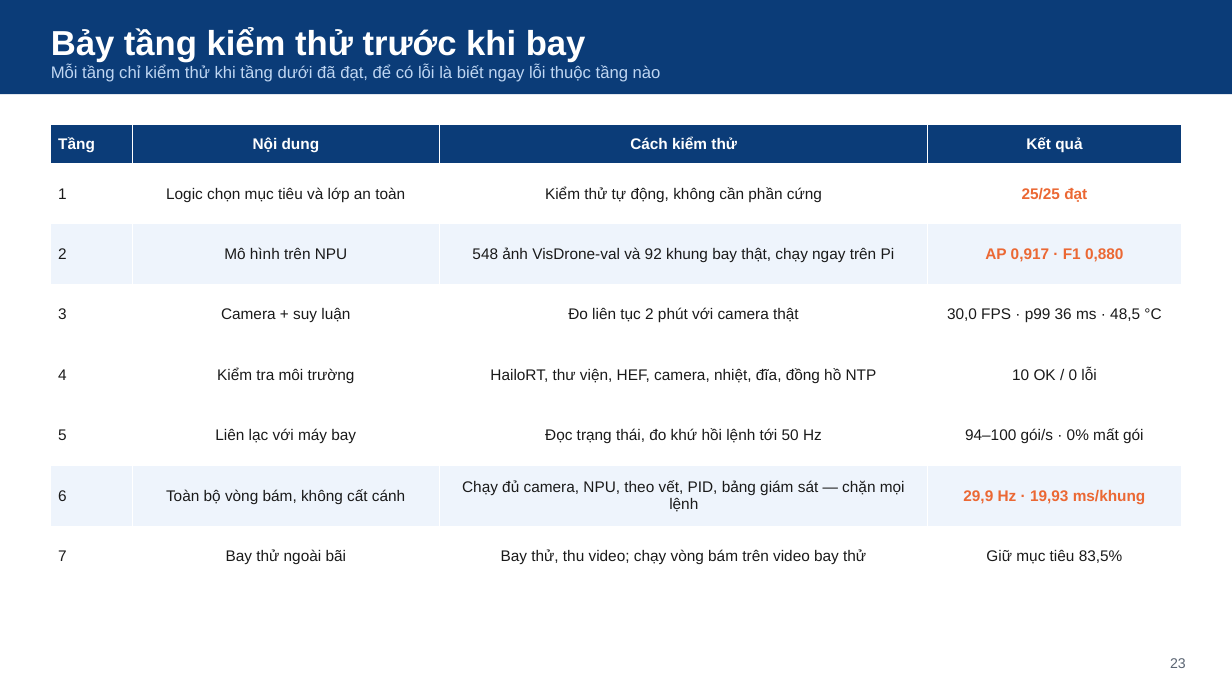
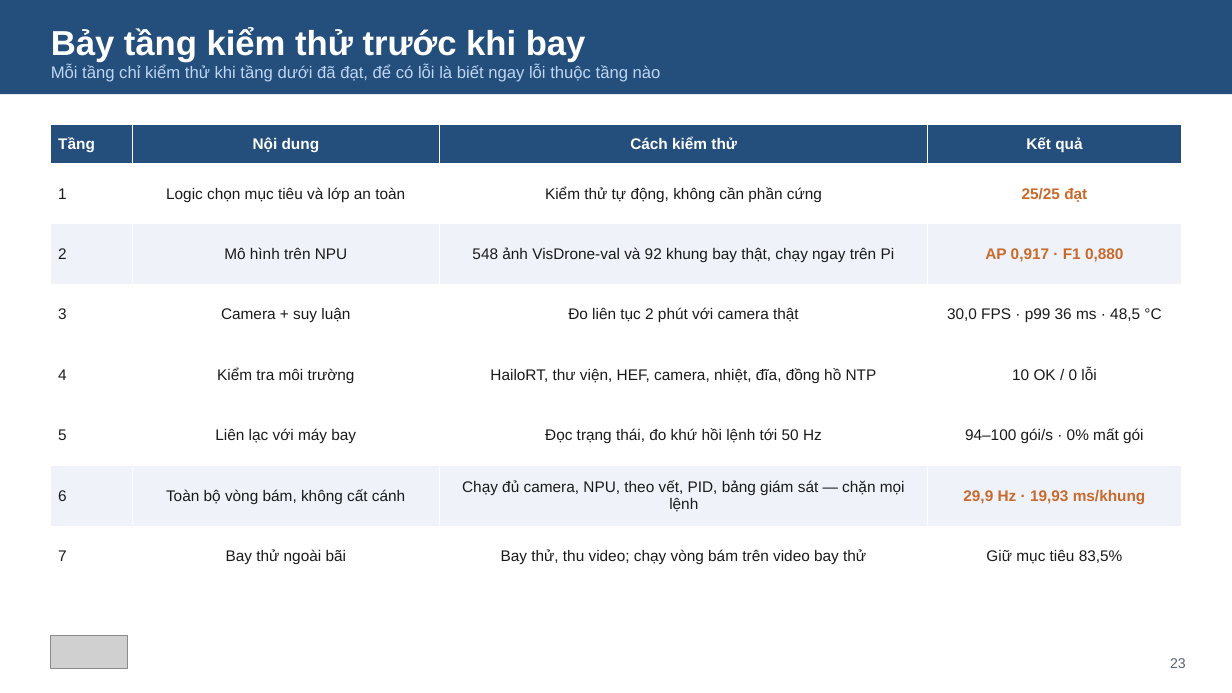
Before and after one commit to NhanHuynh2006/Drone_Following, a slide deck: slide 23 of nckh_SV2026-474/slides/SteadyDet-N_nghiem_thu_nhe.pptx. Drawn at 1232x693 pixels with LibreOffice and Linux fonts; fonts in the diff are those of the drawing; grey boxes stand for pictures. Boxes give left, top, right and bottom in pixels: in the first picture for what was removed or moved away, otherwise in the second. Text is boxed around its words. In the diff, an @@ line names an element or a change of style, - is before the commit and + after.

```diff
--- a/nckh_SV2026-474/slides/SteadyDet-N_nghiem_thu_nhe.pptx
+++ b/nckh_SV2026-474/slides/SteadyDet-N_nghiem_thu_nhe.pptx
@@ rectangle "Bảy tầng kiểm thử trước ..." at <box>0,0,1232,94</box>: fill #0B3C78 to #244E7C @@
@@ table at <box>51,125,1181,587</box> @@
@@ fill #0B3C78 to #244E7C in row 1 @@
@@ fill #EEF4FC to #EFF3F9 in 8 cells @@
@@ text colour #EB6834 to #C86A2C in "25/25 đạt", "AP 0,917 · F1 0,880", "29,9 Hz · 19,93 ms/khung" @@
@@ picture added at <box>51,636,128,669</box> @@
```
Also in this commit, not shown: 24 other slides changed, 23 other files.
